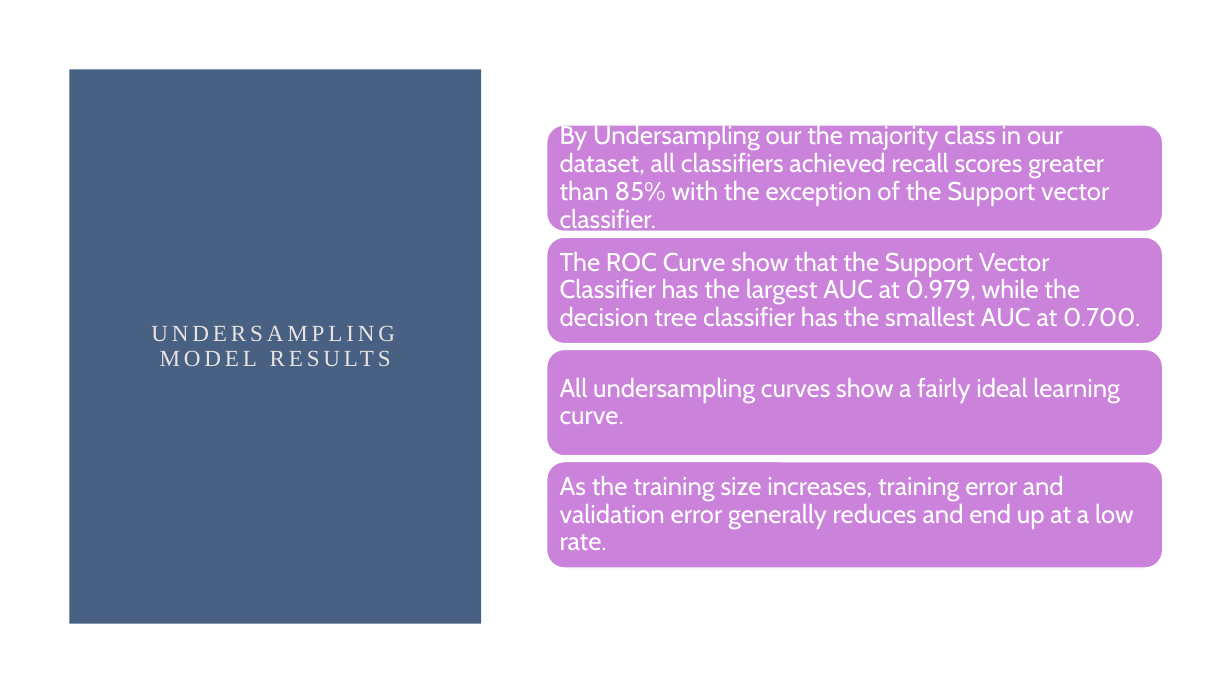
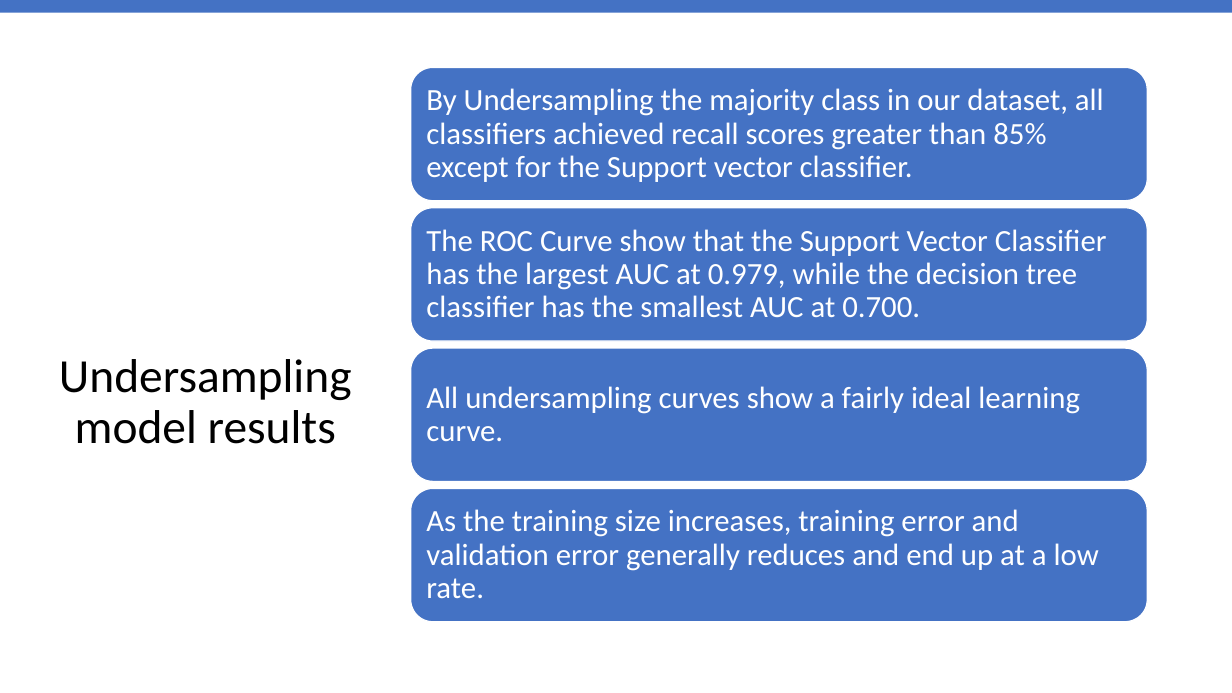
Before and after one commit to dsaulsb1/Fraud-Project, a slide deck: slide 34 of FraudProject2021.pptx (slide 35 before the commit). Drawn at 1232x693 pixels with LibreOffice and Linux fonts; fonts in the diff are those of the drawing. Boxes give left, top, right and bottom in pixels: in the first picture for what was removed or moved away, otherwise in the second. Text is boxed around its words. In the diff, an @@ line names an element or a change of style, - is before the commit and + after.

```diff
--- a/FraudProject2021.pptx
+++ b/FraudProject2021.pptx
@@ rectangle added at (x1=0, y1=0, x2=1232, y2=12), fill #4472C4 @@
@@ rectangle removed at (x1=69, y1=69, x2=482, y2=624) @@
@@ fill #CB82DB to #4472C4 in 4 elements at (x1=410, y1=348, x2=1147, y2=482), (x1=410, y1=208, x2=1147, y2=341), (x1=410, y1=489, x2=1147, y2=622), (x1=410, y1=67, x2=1147, y2=201) @@
@@ rounded rectangle resized from (x1=547, y1=125, x2=1164, y2=231) to (x1=410, y1=67, x2=1147, y2=201) @@
@@ text at (x1=426, y1=88, x2=1104, y2=182): text changed; size 20 to 24 pt; font Cabin to Calibri @@
-By Undersampling our the majority class in our dataset, all classifiers achieved recall scores greater than 85% with the exception of the Support vector classifier.
+By Undersampling the majority class in our dataset, all classifiers achieved recall scores greater than 85% except for the Support vector classifier.
@@ rounded rectangle resized from (x1=547, y1=238, x2=1164, y2=344) to (x1=410, y1=208, x2=1147, y2=341) @@
@@ text "The ROC Curve show that ..." moved from (x1=560, y1=252, x2=1140, y2=327) to (x1=426, y1=229, x2=1107, y2=317) @@
@@ title "Undersampling model results" at (x1=59, y1=359, x2=352, y2=444): vertical alignment middle to top @@
@@ title at (x1=59, y1=359, x2=352, y2=444): text changed; size 18 to 37 pt; font Times New Roman to Calibri; text colour #E8E3E2 to #000000 @@
-UNDERSAMPLING MODEL RESULTS
+Undersampling model results
@@ rounded rectangle resized from (x1=547, y1=349, x2=1164, y2=456) to (x1=410, y1=348, x2=1147, y2=482) @@
@@ text "All undersampling curves show a ..." moved from (x1=560, y1=378, x2=1120, y2=424) to (x1=426, y1=386, x2=1080, y2=441) @@
@@ rounded rectangle resized from (x1=547, y1=462, x2=1164, y2=568) to (x1=410, y1=489, x2=1147, y2=622) @@
@@ size 20 to 24 pt, font Cabin to Calibri; more space between paragraphs in 3 elements at (x1=426, y1=386, x2=1080, y2=441), (x1=426, y1=229, x2=1107, y2=317), (x1=426, y1=509, x2=1099, y2=598) @@
@@ text "As the training size increases, ..." moved from (x1=560, y1=476, x2=1134, y2=550) to (x1=426, y1=509, x2=1099, y2=598) @@
```
Also in this commit, not shown: 47 other slides changed, 1 slide added, 2 slides removed.
